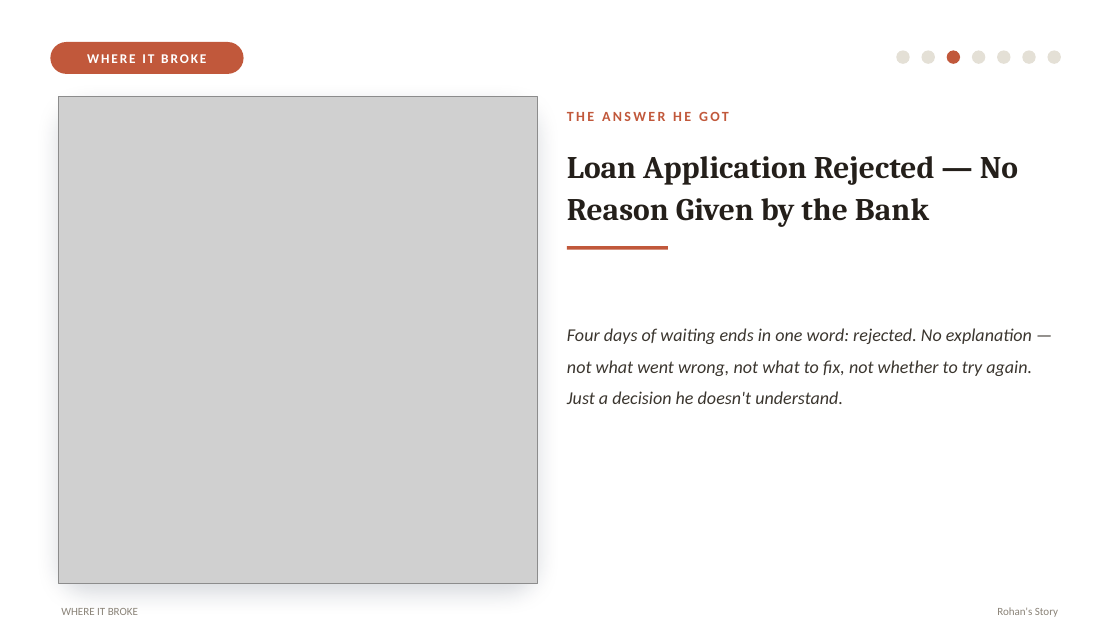
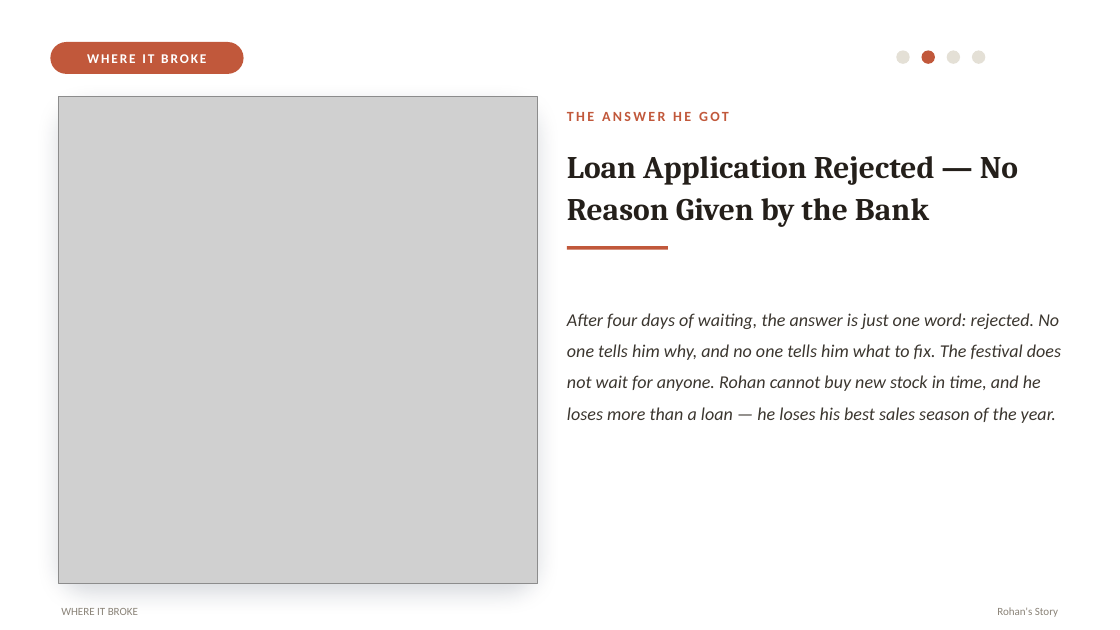
Before and after one commit to Chaurasiyakash0136/EY-Training-2026, a slide deck: slide 4 of Capstone_Project/Credit-Risk-Intelligence-Platform/docs/Project_Documents/Credit_Risk_Platform_Capstone_project.pptx (slide 5 before the commit). Drawn at 1120x630 pixels with LibreOffice and Linux fonts; fonts in the diff are those of the drawing; grey boxes stand for pictures. Boxes give left, top, right and bottom in pixels: in the first picture for what was removed or moved away, otherwise in the second. Text is boxed around its words. In the diff, an @@ line names an element or a change of style, - is before the commit and + after.

```diff
--- a/Capstone_Project/Credit-Risk-Intelligence-Platform/docs/Project_Documents/Credit_Risk_Platform_Capstone_project.pptx
+++ b/Capstone_Project/Credit-Risk-Intelligence-Platform/docs/Project_Documents/Credit_Risk_Platform_Capstone_project.pptx
@@ ellipse at (922, 50, 935, 64): fill #E4E0D6 to #C1583B @@
@@ ellipse at (946, 50, 960, 64): fill #C1583B to #E4E0D6 @@
@@ ellipse removed at (997, 50, 1010, 64) @@
@@ ellipse removed at (1023, 50, 1036, 64) @@
@@ ellipse removed at (1047, 50, 1061, 64) @@
@@ text at (567, 313, 1061, 423): text changed @@
-Four days of waiting ends in one word: rejected. No explanation — not what went wrong, not what to fix, not whether to try again. Just a decision he doesn't understand.
+After four days of waiting, the answer is just one word: rejected. No one tells him why, and no one tells him what to fix. The festival does not wait for anyone. Rohan cannot buy new stock in time, and he loses more than a loan — he loses his best sales season of the year.
```
Also in this commit, not shown: 4 other slides changed, 1 slide added, 2 slides removed.
